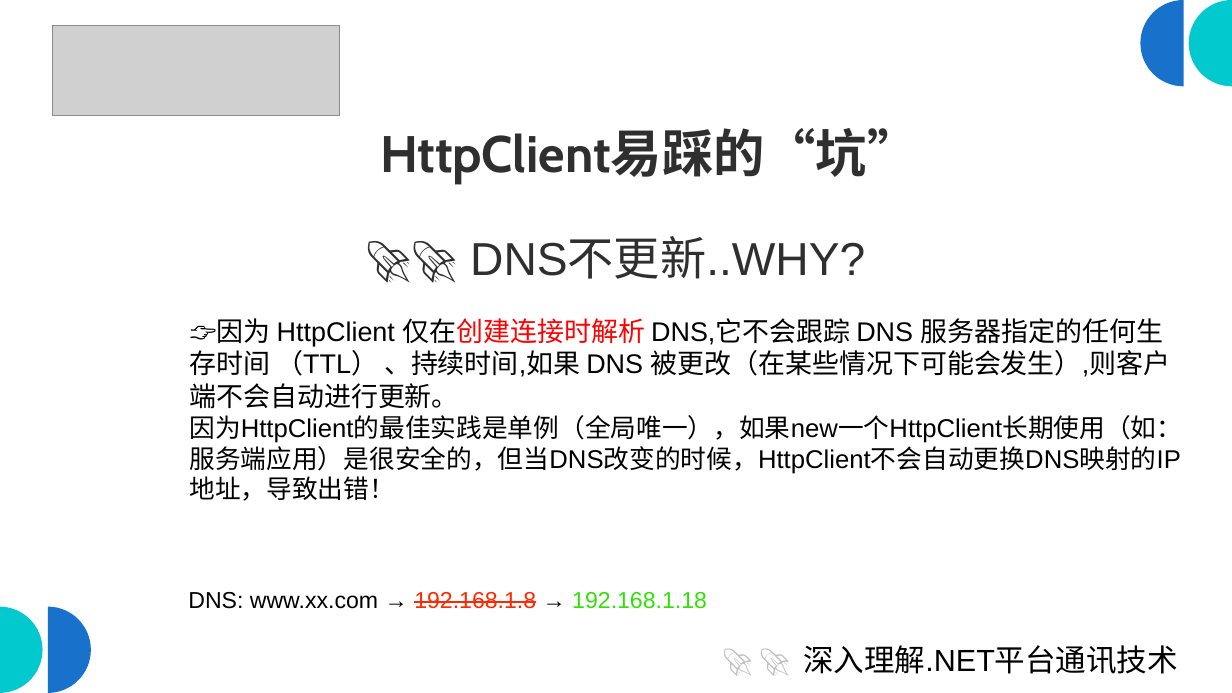
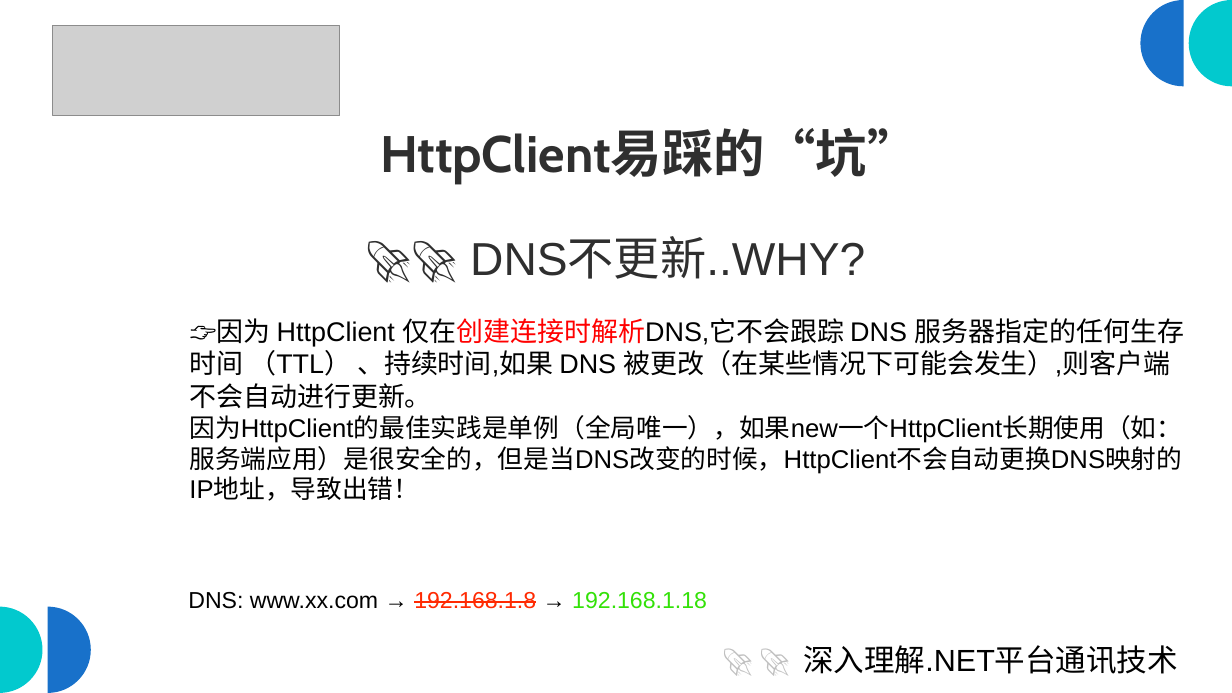
Before and after one commit to scottfly189/dotnet_net_course, a slide deck: slide 26 of src/1.HttpClientDemo/HttpClient_IHttpClientFactory_Polly.odp. Drawn at 1232x693 pixels with LibreOffice and Linux fonts; fonts in the diff are those of the drawing; grey boxes stand for pictures. Boxes give left, top, right and bottom in pixels: in the first picture for what was removed or moved away, otherwise in the second. Text is boxed around its words. In the diff, an @@ line names an element or a change of style, - is before the commit and + after.

```diff
--- a/src/1.HttpClientDemo/HttpClient_IHttpClientFactory_Polly.odp
+++ b/src/1.HttpClientDemo/HttpClient_IHttpClientFactory_Polly.odp
@@ text at [189,318,1184,501]: text changed @@
-👉因为 HttpClient 仅在创建连接时解析 DNS,它不会跟踪 DNS 服务器指定的任何生存时间 （TTL） 、持续时间,如果 DNS 被更改（在某些情况下可能会发生）,则客户端不会自动进行更新。
-因为HttpClient的最佳实践是单例（全局唯一），如果new一个HttpClient长期使用（如：服务端应用）是很安全的，但当DNS改变的时候，HttpClient不会自动更换DNS映射的IP地址，导致出错！
+👉因为 HttpClient 仅在创建连接时解析DNS,它不会跟踪 DNS 服务器指定的任何生存时间 （TTL） 、持续时间,如果 DNS 被更改（在某些情况下可能会发生）,则客户端不会自动进行更新。
+因为HttpClient的最佳实践是单例（全局唯一），如果new一个HttpClient长期使用（如：服务端应用）是很安全的，但是当DNS改变的时候，HttpClient不会自动更换DNS映射的IP地址，导致出错！
```
Also in this commit, not shown: 15 other slides changed, 1 slide added, 1 slide removed, 18 other files.
